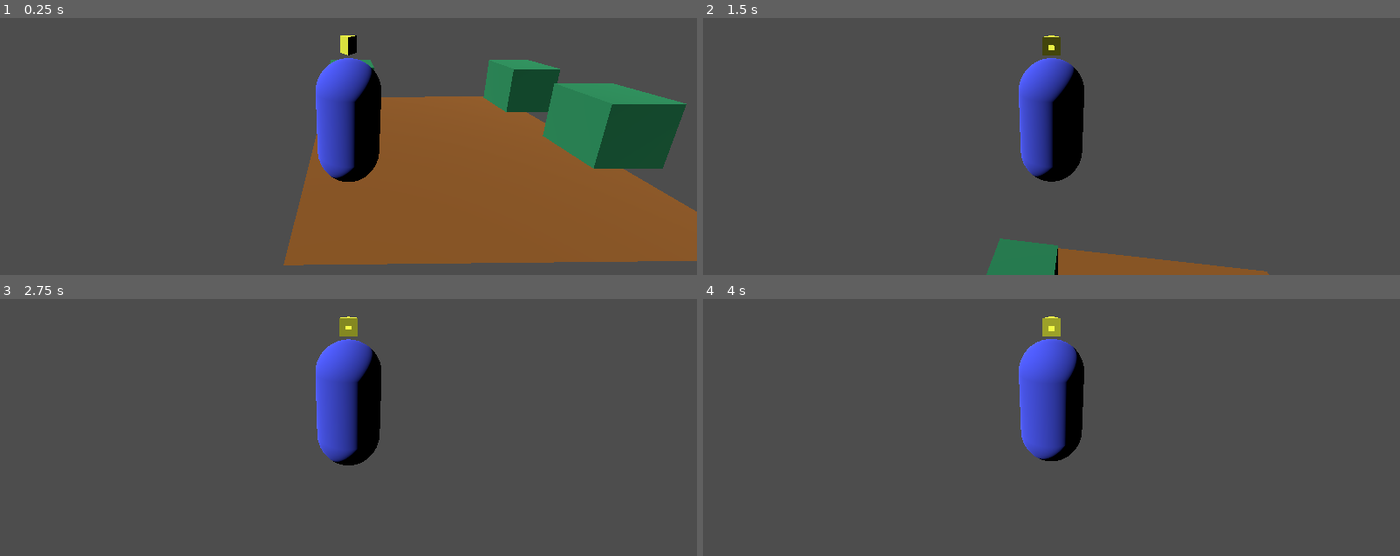
Above: before the commit, frames 1-4 (two rows, left to right).
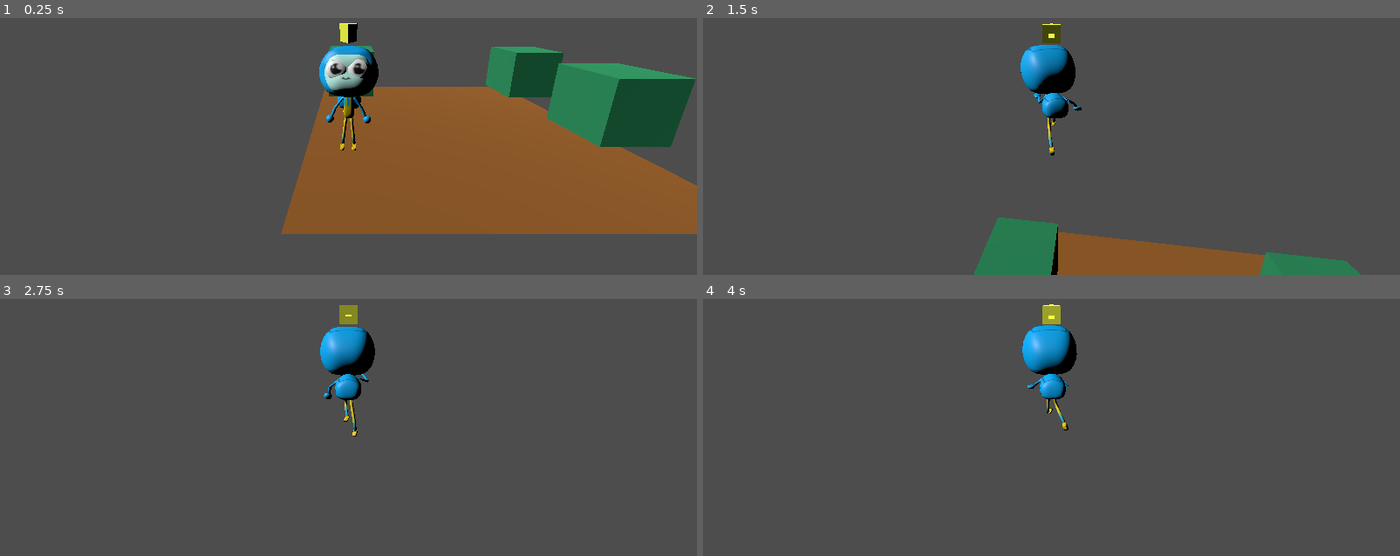
Above: after the commit, the same moments.

Repository: AidanNC/ProjectBeanstalk
Game: Godot game, scene res://Scenes/main.tscn
The game is run twice, just before and just after one commit, with the same random seed, the same clock (stepped at 60 frames per second) and the same inputs.
Inputs (mouse positions are in pixels of both pictures, inside the frame that each line leads up to):
- Up to frame 1 (0.25 s): no input
- Up to frame 2 (1.5 s): move the mouse to (1086, 77) at 0.52 s; hold W (move_forward) from 0.53 s (still down); tap Space (jump) at 0.77 s; move the mouse to (1016, 82) at 1.27 s
- Up to frame 3 (2.75 s): keep holding W (move_forward); tap Space (jump) at 1.52 s; move the mouse to (362, 352) at 2.02 s
- Up to frame 4 (4 s): keep holding W (move_forward); move the mouse to (1044, 365) at 2.77 s; tap Space (jump) at 3.02, 3.77 s; move the mouse to (1100, 365) at 3.52 s

The runs differ from the first frame. In frame 1, 18% of the frame differs, in the area x 40-100%, y 2-97%; in frame 2, 8.2%; in frame 3, 4.5%; in frame 4, 4.4%.

Commit message:
add: bug animation for running, fix: gitignore issues

Diff:
--- a/projectbeanstalk/Scenes/player.tscn
+++ b/projectbeanstalk/Scenes/player.tscn
@@ -1,7 +1,8 @@
-[gd_scene load_steps=12 format=3 uid="uid://oc5bvafr0563"]
+[gd_scene load_steps=11 format=3 uid="uid://oc5bvafr0563"]
 
 [ext_resource type="Script" uid="uid://cj2u231ksfaeb" path="res://scripts/character_body_3d.gd" id="1_v0iea"]
 [ext_resource type="Script" uid="uid://dnl25i4iukeq" path="res://scripts/camroot.gd" id="2_cvnsp"]
+[ext_resource type="PackedScene" uid="uid://comekjv0g5su4" path="res://models/Run Cycle v.2.glb" id="3_6t5aa"]
 
 [sub_resource type="CapsuleShape3D" id="CapsuleShape3D_f60y1"]
 
@@ -23,12 +24,6 @@
 [sub_resource type="BoxMesh" id="BoxMesh_x3wgy"]
 material = SubResource("StandardMaterial3D_fkybt")
 
-[sub_resource type="StandardMaterial3D" id="StandardMaterial3D_cvnsp"]
-albedo_color = Color(0.290196, 0.34902, 1, 1)
-
-[sub_resource type="CapsuleMesh" id="CapsuleMesh_f60y1"]
-material = SubResource("StandardMaterial3D_cvnsp")
-
 [node name="Player" type="Node3D"]
 
 [node name="Player_Body" type="CharacterBody3D" parent="." node_paths=PackedStringArray("camera")]
@@ -36,8 +31,10 @@
 camera = NodePath("Camroot/h/v/Camera")
 speed = 3.5
 jumpVelocity = 7.16
+turnSpeed = 30.0
 
 [node name="CollisionShape3D" type="CollisionShape3D" parent="Player_Body"]
+transform = Transform3D(1, 0, 0, 0, 1, 0, 0, 0, 1, 0, 0.512092, 0)
 shape = SubResource("CapsuleShape3D_f60y1")
 
 [node name="Camroot" type="Node3D" parent="Player_Body"]
@@ -65,15 +62,14 @@
 mesh = SubResource("BoxMesh_vgqql")
 
 [node name="arrowtip" type="MeshInstance3D" parent="Player_Body/BODY"]
-transform = Transform3D(0.259313, 0, 0, 0, -1.13349e-08, -0.259313, 0, 0.259313, -1.13349e-08, 0, 1.2, 0)
+transform = Transform3D(0.259313, 0, 0, 0, -1.13349e-08, -0.259313, 0, 0.259313, -1.13349e-08, 0, 1.37252, 0)
 mesh = SubResource("PrismMesh_fkybt")
 skeleton = NodePath("../..")
 
 [node name="arrowbody" type="MeshInstance3D" parent="Player_Body/BODY"]
-transform = Transform3D(-2.19467e-08, 0, 0.0748483, 0, 0.0427573, 0, -0.502082, 0, -3.27172e-09, 0, 1.2, -0.330581)
+transform = Transform3D(-2.19467e-08, 0, 0.0748483, 0, 0.0427573, 0, -0.502082, 0, -3.27172e-09, 0, 1.35068, -0.330581)
 mesh = SubResource("BoxMesh_x3wgy")
 skeleton = NodePath("../..")
 
-[node name="B" type="MeshInstance3D" parent="Player_Body/BODY"]
-mesh = SubResource("CapsuleMesh_f60y1")
-skeleton = NodePath("../..")
+[node name="AnimatedRig" parent="Player_Body/BODY" instance=ExtResource("3_6t5aa")]
+transform = Transform3D(0.3, 0, 0, 0, 0.3, 0, 0, 0, 0.3, 0, -0.447547, 0)
--- /dev/null
+++ b/projectbeanstalk/Scenes/run_cycle.tscn
@@ -0,0 +1,7 @@
+[gd_scene load_steps=2 format=3 uid="uid://b6aqq57o486hr"]
+
+[ext_resource type="PackedScene" uid="uid://comekjv0g5su4" path="res://models/Run Cycle v.2.glb" id="1_xxtty"]
+
+[node name="Node3D" type="Node3D"]
+
+[node name="Run Cycle v_2" parent="." instance=ExtResource("1_xxtty")]
--- /dev/null
+++ b/projectbeanstalk/Scenes/run_cycle_v_2.tscn
@@ -0,0 +1,23 @@
+[gd_scene load_steps=2 format=3 uid="uid://p744wjnmkr1a"]
+
+[ext_resource type="PackedScene" uid="uid://comekjv0g5su4" path="res://models/Run Cycle v.2.glb" id="1_eecy4"]
+
+[node name="Run Cycle v_2" instance=ExtResource("1_eecy4")]
+
+[node name="Skeleton3D" parent="Armature_001" index="0"]
+bones/1/rotation = Quaternion(0.0043231, -0.00536347, 2.31868e-05, 0.999976)
+bones/2/rotation = Quaternion(0.779405, -0.174113, 0.303, -0.520003)
+bones/3/rotation = Quaternion(-0.327586, -0.121486, 0.268185, 0.897778)
+bones/4/rotation = Quaternion(-0.356143, -0.182039, -0.48074, 0.780329)
+bones/6/rotation = Quaternion(-0.0191646, 0.0226915, -0.135897, 0.990278)
+bones/7/rotation = Quaternion(0.805061, 0.0192118, 0.041247, 0.591444)
+bones/8/rotation = Quaternion(0.31581, 0.64482, -0.0176406, 0.695816)
+bones/9/rotation = Quaternion(0.694145, 0.171699, 0.123276, 0.688103)
+bones/11/rotation = Quaternion(0.934219, 0.0656906, 0.241096, -0.254543)
+bones/12/rotation = Quaternion(-0.0608052, -0.0755623, -0.246177, 0.96436)
+bones/13/rotation = Quaternion(-0.469683, -0.0179932, 0.662078, 0.583718)
+bones/14/rotation = Quaternion(0.270591, -0.250458, -0.369679, 0.852871)
+bones/15/rotation = Quaternion(-0.21835, 0.244725, 0.942986, 0.0566664)
+bones/16/rotation = Quaternion(-0.190628, -0.00826288, -0.032357, 0.981094)
+bones/17/rotation = Quaternion(0.00666307, 0.0360825, -0.0433594, 0.998385)
+bones/18/rotation = Quaternion(-0.178181, -0.173917, 0.288785, 0.92445)
--- a/projectbeanstalk/scripts/character_body_3d.gd
+++ b/projectbeanstalk/scripts/character_body_3d.gd
@@ -25,6 +25,14 @@
 		$BODY/Wings.visible = true
 	else:
 		$BODY/Wings.visible = false
+
+	#check the movement ?
+	if velocity.x != 0 or velocity.z != 0:
+		$"BODY/AnimatedRig/AnimationPlayer".play("ArmatureAction_001")
+	else:
+		$"BODY/AnimatedRig/AnimationPlayer".stop()
+
+
 
 func rotate_player(delta):
 	if velocity.x != 0 or velocity.z != 0:
Binary file added: projectbeanstalk/models/Run Cycle v.2.glb
Not shown, added: projectbeanstalk/models/Run Cycle v.2.glb.import
Binary file added: projectbeanstalk/models/Run Cycle v_FACE.png
Not shown, added: projectbeanstalk/models/Run Cycle v_FACE.png.import
Binary file added: projectbeanstalk/models/Run Cycle v_Untitled.png
Not shown, added: projectbeanstalk/models/Run Cycle v_Untitled.png.import
Binary file added: projectbeanstalk/models/Run Cycle v_Untitled_7.png
Not shown, added: projectbeanstalk/models/Run Cycle v_Untitled_7.png.import
Binary file added: projectbeanstalk/models/Run Cycle v_arm texture.png
Not shown, added: projectbeanstalk/models/Run Cycle v_arm texture.png.import
Binary file added: projectbeanstalk/models/Run Cycle v_backpack.png
Not shown, added: projectbeanstalk/models/Run Cycle v_backpack.png.import
(and 10 more such lines)
